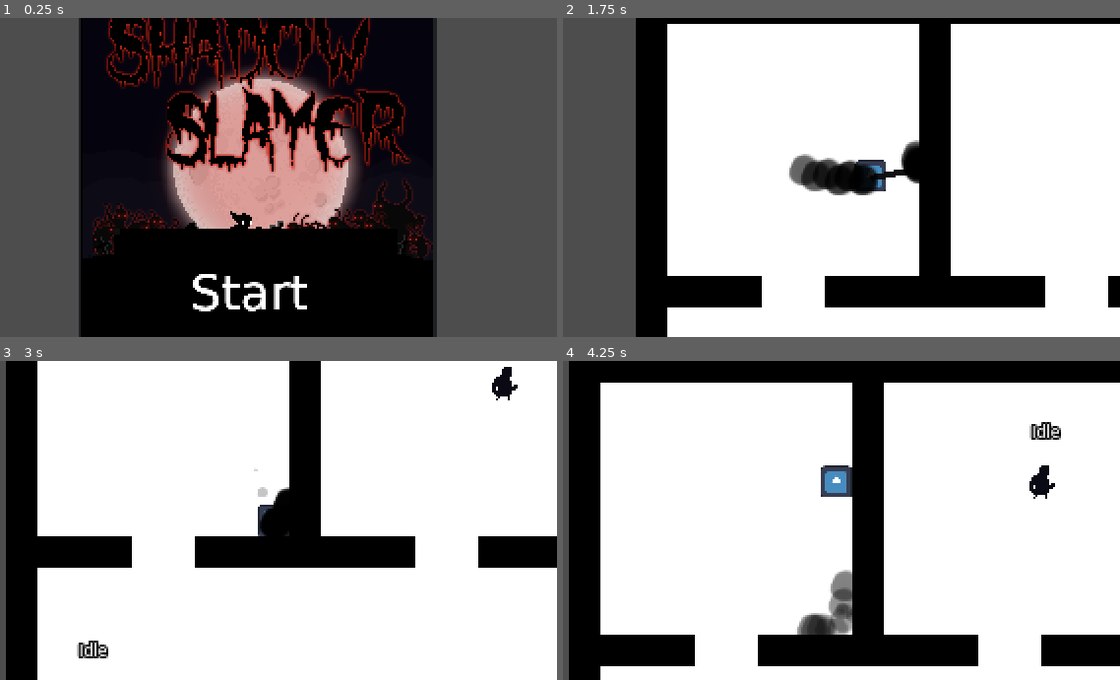
Above: before the commit, frames 1-4 (two rows, left to right).
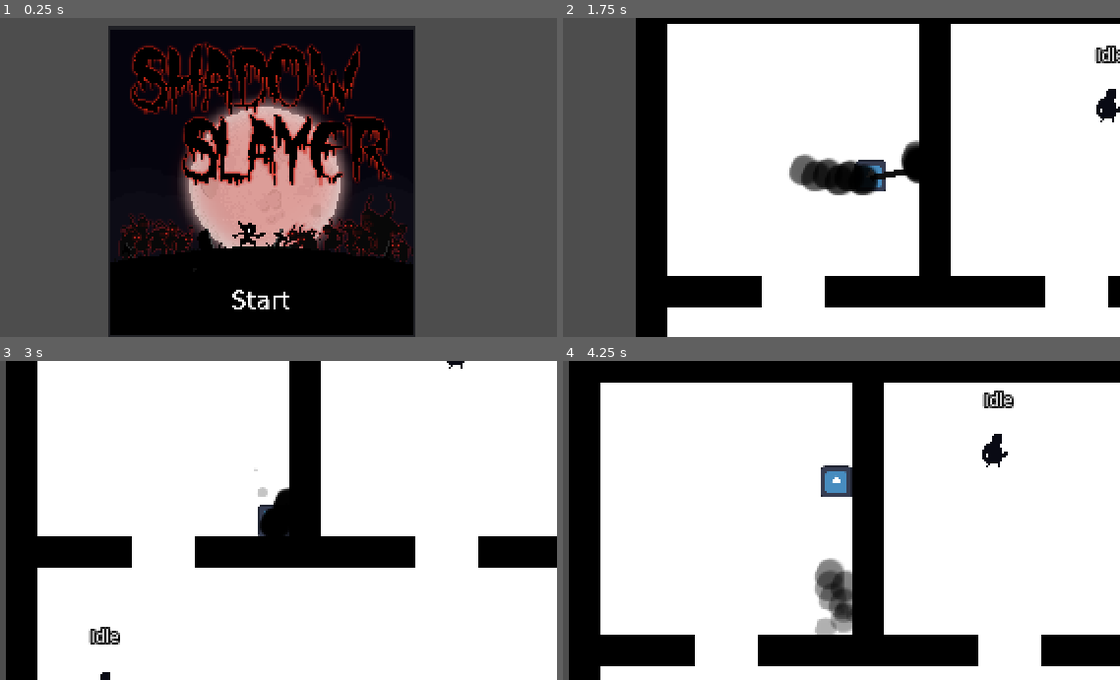
Above: after the commit, the same moments.

Repository: vyxul/Shadow-Eclipse
Game: Godot game, scene res://GameFiles/Scenes/Menu/StartScreen.tscn
Same seed, same stepped clock (60 frames per second), same inputs: the game is played once before the commit and once after it. The engine's default icon, where the game draws it, is replaced by a stand-in: a white triangle on a blue panel in a dark square.
Inputs (mouse positions are in pixels of both pictures, inside the frame that each line leads up to; where the layout moved, square brackets give the same spot in the first picture):
- Up to frame 1 (0.25 s): no input
- Up to frame 2 (1.75 s): click (824, 298) [819, 292] at 0.5 s; move the mouse to (964, 161) at 1.27 s; hold D (right) from 1.28 s (still down); tap R (r) at 1.35 s
- Up to frame 3 (3 s): move the mouse to (161, 536) at 2.02 s; release D (right) at 2.03 s; hold S (down) 2.03-2.78 s; click (161, 536) at 2.1 s; tap R (r) at 2.3, 2.85 s; move the mouse to (328, 450) at 2.77 s; hold D (right) from 2.78 s (still down)
- Up to frame 4 (4.25 s): move the mouse to (808, 584) at 3.52 s; release D (right) at 3.53 s; hold W (up) from 3.53 s (still down); right-click (808, 584) at 3.6 s; tap R (r) at 3.8 s

The runs differ from the first frame. In frame 1, 28% of the frame differs, in the area x 14-79%, y 0-100%; in frame 2, 0.5%; in frame 3, 0.9%; in frame 4, 2.4%.

Commit message:
Resolved conflicts resulting from merge

Diff:
--- a/GameFiles/Game Objects/Characters/Enemies/enemy_bandit.gd
+++ /dev/null
@@ -1,23 +0,0 @@
-extends CharacterBody2D
-
-@onready var health_component: HealthComponent = $HealthComponent
-@onready var conversion_component: ConversionComponent = $ConversionComponent
-
-func _ready():
-	health_component.health_depleted.connect(on_health_depleted)
-	conversion_component.conversion_hp_depleted.connect(on_conversion_hp_depleted)
-
-func death():
-	queue_free()
-
-
-func on_health_depleted():
-	death()
-
-
-func get_conversion_component() -> ConversionComponent:
-	return conversion_component
-
-
-func on_conversion_hp_depleted():
-	print_debug(name + " has lost all of it's conversion hp and will now be converted to an ally.")
--- a/GameFiles/Game Objects/Characters/Enemies/enemy_bandit.tscn
+++ /dev/null
@@ -1,44 +0,0 @@
-[gd_scene load_steps=8 format=3 uid="uid://dimxkh5vbaxfx"]
-
-[ext_resource type="Texture2D" uid="uid://df6g8okbk54y" path="res://GameFiles/Assets/Art/Enemies/enemy_sprite_sheet.png" id="1_61gxk"]
-[ext_resource type="Script" path="res://GameFiles/Game Objects/Characters/Enemies/enemy_bandit.gd" id="1_iaane"]
-[ext_resource type="PackedScene" uid="uid://b25iseq2d0dnd" path="res://GameFiles/Game Objects/Components/health_component.tscn" id="2_qnwby"]
-[ext_resource type="PackedScene" uid="uid://ydmxubnmay2o" path="res://GameFiles/Game Objects/Components/hurtbox_component.tscn" id="4_nn6pb"]
-[ext_resource type="PackedScene" uid="uid://bqloxp0djqcei" path="res://GameFiles/Game Objects/Components/conversion_component.tscn" id="5_ty6f1"]
-
-[sub_resource type="CapsuleShape2D" id="CapsuleShape2D_c2tat"]
-radius = 28.0
-height = 72.0
-
-[sub_resource type="CapsuleShape2D" id="CapsuleShape2D_4fmbg"]
-radius = 21.0
-height = 60.0
-
-[node name="enemy_bandit" type="CharacterBody2D"]
-collision_layer = 4
-collision_mask = 3
-script = ExtResource("1_iaane")
-
-[node name="HealthComponent" parent="." instance=ExtResource("2_qnwby")]
-
-[node name="ConversionComponent" parent="." instance=ExtResource("5_ty6f1")]
-
-[node name="HurtboxComponent" parent="." node_paths=PackedStringArray("health_component") instance=ExtResource("4_nn6pb")]
-collision_layer = 4
-collision_mask = 0
-health_component = NodePath("../HealthComponent")
-
-[node name="CollisionShape2D" type="CollisionShape2D" parent="HurtboxComponent"]
-position = Vector2(0, 22)
-shape = SubResource("CapsuleShape2D_c2tat")
-debug_color = Color(0.992157, 0, 0.235294, 0.419608)
-
-[node name="CollisionShape2D" type="CollisionShape2D" parent="."]
-position = Vector2(0, 22)
-shape = SubResource("CapsuleShape2D_4fmbg")
-
-[node name="Sprite2D" type="Sprite2D" parent="."]
-texture = ExtResource("1_61gxk")
-hframes = 13
-vframes = 6
-frame = 4
--- a/GameFiles/Game Objects/Characters/NPC/bandit.tscn
+++ b/GameFiles/Game Objects/Characters/NPC/bandit.tscn
@@ -1,14 +1,15 @@
-[gd_scene load_steps=17 format=3 uid="uid://dimxkh5vbaxfx"]
+[gd_scene load_steps=18 format=3 uid="uid://dimxkh5vbaxfx"]
 
 [ext_resource type="Script" path="res://GameFiles/Game Objects/Characters/NPC/npc.gd" id="1_eque4"]
 [ext_resource type="PackedScene" uid="uid://b25iseq2d0dnd" path="res://GameFiles/Game Objects/Components/health_component.tscn" id="2_qnwby"]
+[ext_resource type="PackedScene" path="res://GameFiles/Game Objects/Components/conversion_component.tscn" id="3_12554"]
 [ext_resource type="PackedScene" uid="uid://ydmxubnmay2o" path="res://GameFiles/Game Objects/Components/hurtbox_component.tscn" id="4_nn6pb"]
-[ext_resource type="PackedScene" uid="uid://bcqjrpm3xolli" path="res://GameFiles/Game Objects/Components/search_radius.tscn" id="5_46yan"]
+[ext_resource type="PackedScene" path="res://GameFiles/Game Objects/Components/search_radius.tscn" id="5_46yan"]
 [ext_resource type="PackedScene" uid="uid://bxk0ha72ft7ep" path="res://GameFiles/Scenes/States/state_machine.tscn" id="5_ibxij"]
 [ext_resource type="Script" path="res://GameFiles/Scenes/States/EnemyIdle.gd" id="6_hywir"]
 [ext_resource type="Script" path="res://GameFiles/Scenes/States/EnemyHurt.gd" id="8_tu6pd"]
 [ext_resource type="Script" path="res://GameFiles/Scenes/States/EnemyDeath.gd" id="9_rkc4m"]
-[ext_resource type="Texture2D" uid="uid://dopmhlwnubn3n" path="res://GameFiles/Assets/Art/Enemies/art_sprite_sheet.png" id="10_byu28"]
+[ext_resource type="Texture2D" path="res://GameFiles/Assets/Art/Enemies/art_sprite_sheet.png" id="10_byu28"]
 [ext_resource type="Script" path="res://GameFiles/Scenes/States/SpawnState.gd" id="10_ob4bv"]
 [ext_resource type="Script" path="res://GameFiles/Scenes/States/EnemyCombat.gd" id="11_13o03"]
 
@@ -76,6 +77,8 @@
 [node name="HealthComponent" parent="." instance=ExtResource("2_qnwby")]
 max_health_points = 3
 
+[node name="ConversionComponent" parent="." instance=ExtResource("3_12554")]
+
 [node name="HurtboxComponent" parent="." node_paths=PackedStringArray("health_component") instance=ExtResource("4_nn6pb")]
 collision_layer = 2
 collision_mask = 0
--- a/GameFiles/Game Objects/Characters/NPC/npc.gd
+++ b/GameFiles/Game Objects/Characters/NPC/npc.gd
@@ -4,6 +4,11 @@
 @export var faction: GameData.Factions
 
 @export var animation_player: AnimationPlayer
+@onready var conversion_component: ConversionComponent = $ConversionComponent
+
+
+func _ready():
+	conversion_component.conversion_hp_depleted.connect(on_conversion_hp_depleted)
 
 
 func _process(delta):
@@ -16,3 +21,11 @@
 
 func get_animation_player() -> AnimationPlayer:
 	return animation_player
+
+
+func get_conversion_component() -> ConversionComponent:
+	return conversion_component
+
+
+func on_conversion_hp_depleted():
+	print_debug(name + " has lost all of it's conversion hp and will now be converted to an ally.")
--- a/GameFiles/Game Objects/Characters/Player/player.tscn
+++ b/GameFiles/Game Objects/Characters/Player/player.tscn
@@ -1,10 +1,10 @@
-[gd_scene load_steps=6 format=3 uid="uid://cf2x6amj6vpyd"]
+[gd_scene load_steps=7 format=3 uid="uid://cf2x6amj6vpyd"]
 
 [ext_resource type="Script" path="res://GameFiles/Game Objects/Characters/Player/player.gd" id="1_n8ck6"]
 [ext_resource type="Texture2D" uid="uid://dl7m55vsr4oun" path="res://icon.svg" id="1_w7cit"]
 [ext_resource type="PackedScene" uid="uid://c41nwnahfi0b8" path="res://GameFiles/Game Objects/Characters/Player/player_melee_controller.tscn" id="3_k76rs"]
-[ext_resource type="PackedScene" uid="uid://dx8yxflpkvne7" path="res://GameFiles/Game Objects/Characters/Player/player_recruit_controller.tscn" id="4_ve0m4"]
-[ext_resource type="PackedScene" uid="uid://b8dte5vpgb5yp" path="res://GameFiles/Game Objects/Characters/Player/player_range_controller.tscn" id="4_nx2hv"]
+[ext_resource type="PackedScene" path="res://GameFiles/Game Objects/Characters/Player/player_range_controller.tscn" id="4_nx2hv"]
+[ext_resource type="PackedScene" path="res://GameFiles/Game Objects/Characters/Player/player_recruit_controller.tscn" id="4_ve0m4"]
 
 [sub_resource type="CapsuleShape2D" id="CapsuleShape2D_b0bgo"]
 radius = 27.0
--- a/GameFiles/Game Objects/Characters/Player/player_recruit_laser.tscn
+++ b/GameFiles/Game Objects/Characters/Player/player_recruit_laser.tscn
@@ -53,7 +53,7 @@
 [node name="PlayerRecruitLaser" type="RayCast2D"]
 visible = false
 target_position = Vector2(200, 0)
-collision_mask = 5
+collision_mask = 3
 collide_with_areas = true
 script = ExtResource("1_bqyua")
 
--- a/GameFiles/Scenes/Levels/Prison/PrisonLevel.tscn
+++ b/GameFiles/Scenes/Levels/Prison/PrisonLevel.tscn
@@ -24,11 +24,12 @@
 [node name="NPC" type="Node2D" parent="Entities"]
 
 [node name="enemy_bandit" parent="Entities/NPC" instance=ExtResource("3_f07v3")]
-position = Vector2(55, 225)
+position = Vector2(61, 218)
 
-[node name="ally_bandit" parent="Entities/NPC" instance=ExtResource("3_f07v3")]
-position = Vector2(266, 72)
+[node name="ally_bandit" parent="Entities/NPC" node_paths=PackedStringArray("animation_player") instance=ExtResource("3_f07v3")]
+position = Vector2(242, 56)
 faction = 0
+animation_player = NodePath("../enemy_bandit/AnimationPlayer")
 
 [node name="Player" parent="." instance=ExtResource("1_r4tet")]
 position = Vector2(74, 94)
--- a/GameFiles/Scenes/Menu/StartScreen.tscn
+++ b/GameFiles/Scenes/Menu/StartScreen.tscn
@@ -6,10 +6,10 @@
 [node name="StartScreen" type="Node2D"]
 
 [node name="StartScreen" type="Sprite2D" parent="."]
-position = Vector2(136, 75)
-scale = Vector2(0.231801, 0.231801)
+position = Vector2(138, 83)
+scale = Vector2(0.200192, 0.200192)
 texture = ExtResource("1_n77pt")
 
 [node name="Start Button" parent="." instance=ExtResource("3_307rs")]
-position = Vector2(63, 107)
-scale = Vector2(0.4, 0.4)
+position = Vector2(103, 127)
+scale = Vector2(0.2, 0.2)
Not shown: 1 places in GameFiles/Game Objects/Characters/Player/player_recruit_laser.tscn that only renumber resources
Not shown: 1 places in GameFiles/Game Objects/Components/conversion_component.tscn that only renumber resources
